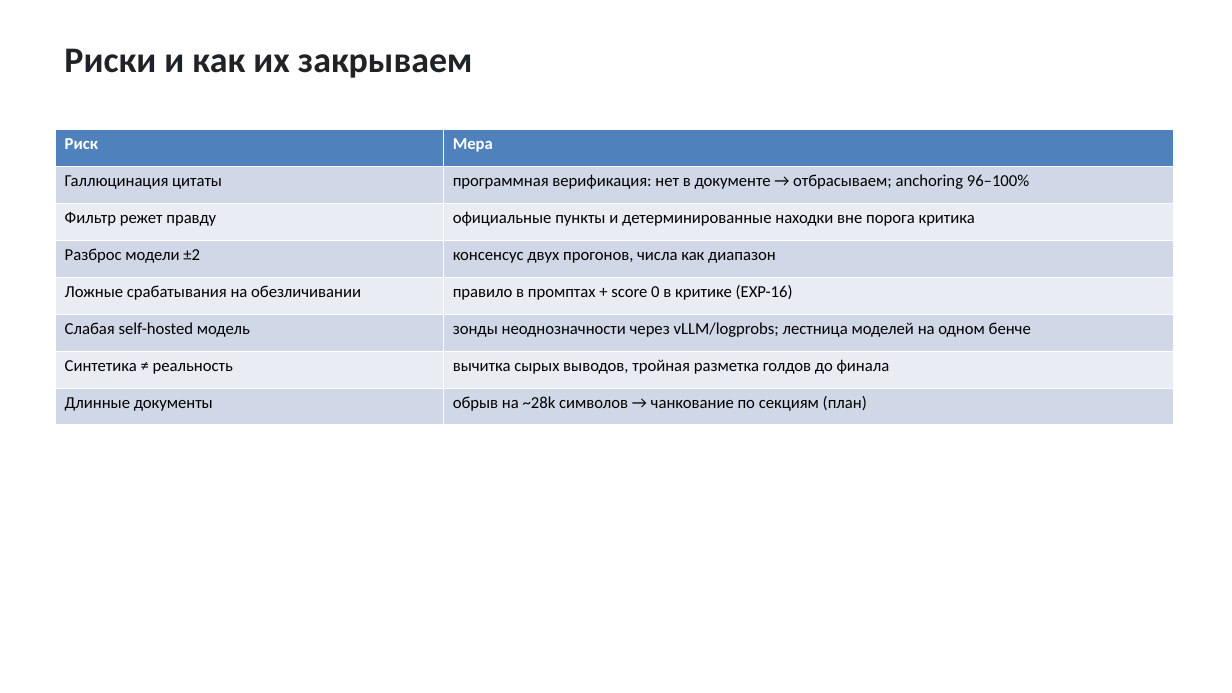
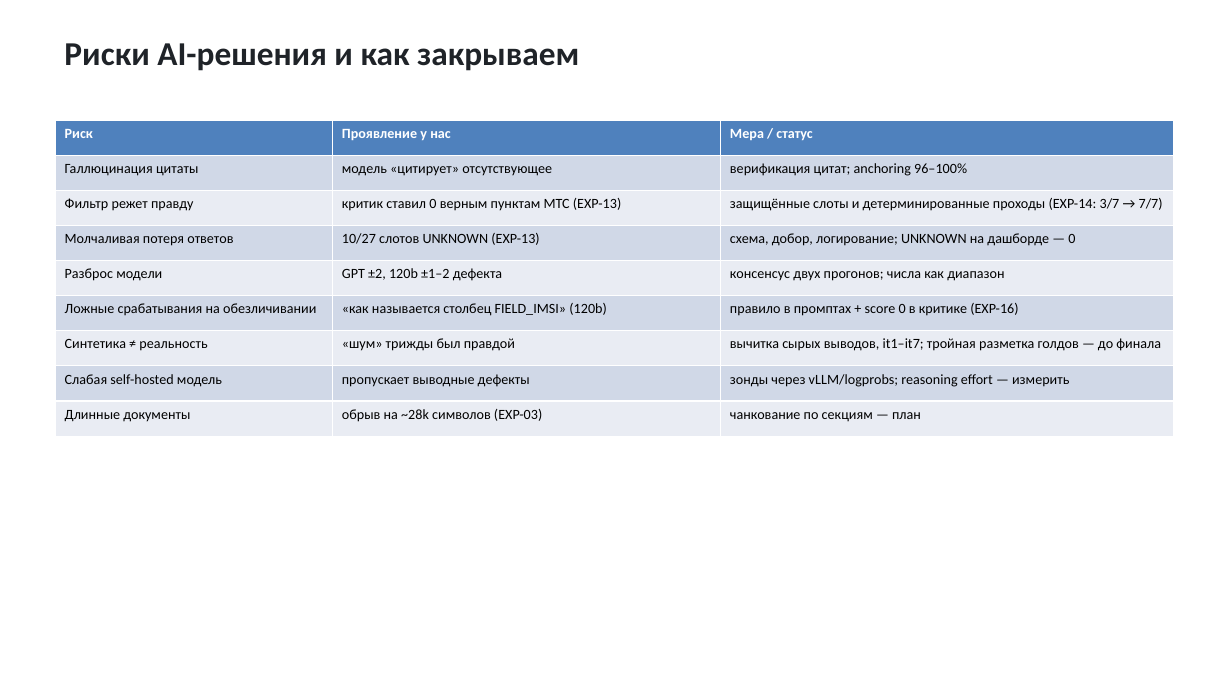
Before and after one commit to FD-AX/MWS, a slide deck: slide 20 of deliverables/interim/TZ_Review_interim.pptx (slide 10 before the commit). Drawn at 1232x693 pixels with LibreOffice and Linux fonts; fonts in the diff are those of the drawing. Boxes give left, top, right and bottom in pixels: in the first picture for what was removed or moved away, otherwise in the second. Text is boxed around its words. In the diff, an @@ line names an element or a change of style, - is before the commit and + after.

```diff
--- a/deliverables/interim/TZ_Review_interim.pptx
+++ b/deliverables/interim/TZ_Review_interim.pptx
@@ text at box(64, 43, 579, 71): text changed; size 28 to 26 pt @@
-Риски и как их закрываем
+Риски AI-решения и как закрываем
@@ table at box(55, 120, 1174, 436) @@
-Риск | Мера
-Галлюцинация цитаты | программная верификация: нет в документе → отбрасываем; anchoring 96–100%
-Фильтр режет правду | официальные пункты и детерминированные находки вне порога критика
-Разброс модели ±2 | консенсус двух прогонов, числа как диапазон
-Ложные срабатывания на обезличивании | правило в промптах + score 0 в критике (EXP-16)
-Слабая self-hosted модель | зонды неоднозначности через vLLM/logprobs; лестница моделей на одном бенче
-Синтетика ≠ реальность | вычитка сырых выводов, тройная разметка голдов до финала
-Длинные документы | обрыв на ~28k символов → чанкование по секциям (план)
+Риск | Проявление у нас | Мера / статус
+Галлюцинация цитаты | модель «цитирует» отсутствующее | верификация цитат; anchoring 96–100%
+Фильтр режет правду | критик ставил 0 верным пунктам МТС (EXP-13) | защищённые слоты и детерминированные проходы (EXP-14: 3/7 → 7/7)
+Молчаливая потеря ответов | 10/27 слотов UNKNOWN (EXP-13) | схема, добор, логирование; UNKNOWN на дашборде — 0
+Разброс модели | GPT ±2, 120b ±1–2 дефекта | консенсус двух прогонов; числа как диапазон
+Ложные срабатывания на обезличивании | «как называется столбец FIELD_IMSI» (120b) | правило в промптах + score 0 в критике (EXP-16)
+Синтетика ≠ реальность | «шум» трижды был правдой | вычитка сырых выводов, it1–it7; тройная разметка голдов — до финала
+Слабая self-hosted модель | пропускает выводные дефекты | зонды через vLLM/logprobs; reasoning effort — измерить
+Длинные документы | обрыв на ~28k символов (EXP-03) | чанкование по секциям — план
@@ table: place and size @@
-table at box(55, 129, 1174, 425)
+table at box(55, 120, 1174, 436)
```
Also in this commit, not shown: 4 other slides changed, 17 slides added, 7 slides removed, 7 other files.
